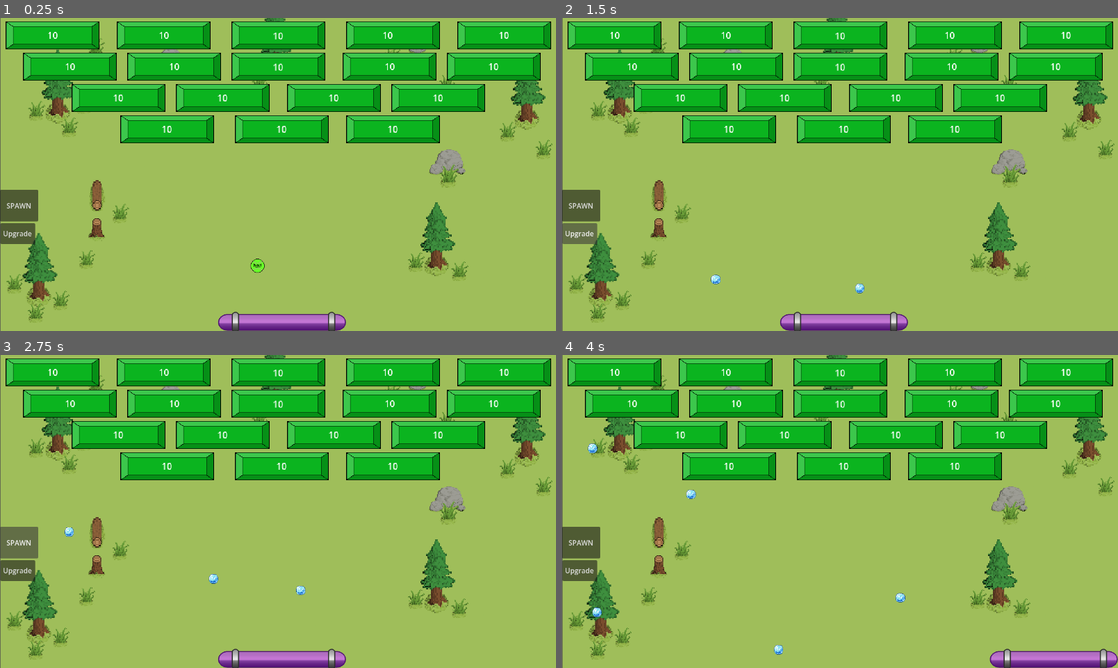
Above: before the commit, frames 1-4 (two rows, left to right).
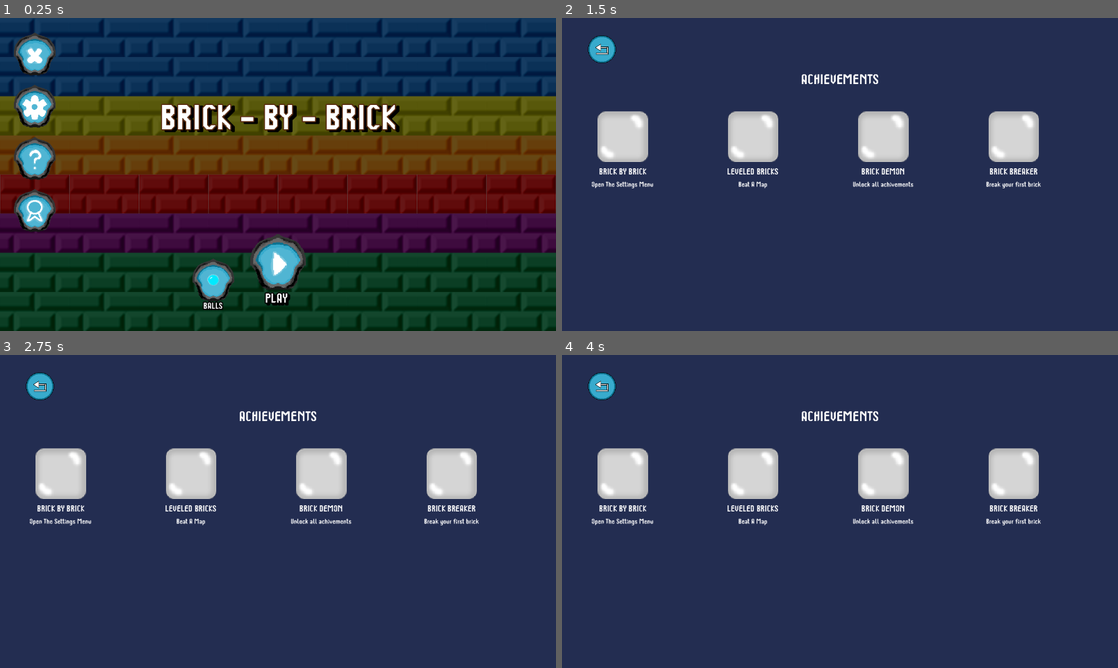
Above: after the commit, the same moments.

Repository: RuiTheSalted/Brick-by-Brick
Game: Godot game, scene res://menus/titleScreen/mainScreen.tscn
The game is run twice, just before and just after one commit, with the same random seed, the same clock (stepped at 60 frames per second) and the same inputs. Before the commit the project starts from res://scenes/level.tscn.
Inputs (mouse positions are in pixels of both pictures, inside the frame that each line leads up to):
- Up to frame 1 (0.25 s): no input
- Up to frame 2 (1.5 s): click (595, 208) at 0.52 s; click (578, 233) at 1.25 s, where only the run before the commit has a clickable "Upgrade"
- Up to frame 3 (2.75 s): click (16, 542) at 2 s, where only the run before the commit has a clickable "SPAWN"
- Up to frame 4 (4 s): tap Enter (ui_accept) at 2.75, 3.02 s; move the mouse to (962, 495) at 2.77 s; hold Right (ui_right) 2.78-3.5 s; click (962, 495) at 2.92 s; drag from (728, 527) to (812, 574) at 3.52 s

The runs differ from the first frame. In frame 1, 100% of the frame differs, in the area x 0-100%, y 0-100%; in frame 2, 100%; in frame 3, 100%; in frame 4, 100%.

Commit message:
Added a lot of buttons including the difficulty buttons & readded the screenshot button. Additionally edited the medal and slight changes to files.

Diff:
--- a/menus/achievementsScreen/achievementsScreen.tscn
+++ b/menus/achievementsScreen/achievementsScreen.tscn
@@ -1,8 +1,8 @@
 [gd_scene format=3 uid="uid://dno8vqgflj0qr"]
 
 [ext_resource type="FontFile" uid="uid://c3eqo4rgsja0k" path="res://assets/fonts/Stepalange-x3BLm.otf" id="1_11rl1"]
-[ext_resource type="Texture2D" uid="uid://bb3fluwqgpvxf" path="res://assets/spritesArt/bricks/placeholderBrick.png" id="1_bm2se"]
 [ext_resource type="Script" uid="uid://b1vdaegxb0xrc" path="res://menus/achievementsScreen/achievements_screen.gd" id="1_e2uqf"]
+[ext_resource type="Texture2D" uid="uid://oujfwkkpq5qx" path="res://assets/spritesArt/buttonArt/Back Button.png" id="2_e2uqf"]
 
 [node name="AchievementsScreen" type="Control" unique_id=272239464]
 layout_mode = 3
@@ -43,7 +43,7 @@
 layout_mode = 2
 size_flags_horizontal = 0
 size_flags_vertical = 0
-texture_normal = ExtResource("1_bm2se")
+texture_normal = ExtResource("2_e2uqf")
 ignore_texture_size = true
 stretch_mode = 5
 
--- a/menus/ballsScreen/ballsScreen.tscn
+++ b/menus/ballsScreen/ballsScreen.tscn
@@ -3,7 +3,7 @@
 [ext_resource type="Texture2D" uid="uid://cjm36a8ysgf4b" path="res://maps/easyMaps/mapsSprites/grassLevelOne/GrassBackground.png" id="1_fjtep"]
 [ext_resource type="Script" uid="uid://4fnm3rai2pf3" path="res://menus/ballsScreen/balls_screen.gd" id="1_nwaby"]
 [ext_resource type="PackedScene" uid="uid://i3x8pvsdri2m" path="res://menus/ballsScreen/balls/ballItem.tscn" id="2_r3p66"]
-[ext_resource type="Texture2D" uid="uid://bb3fluwqgpvxf" path="res://assets/spritesArt/bricks/placeholderBrick.png" id="4_4fwmi"]
+[ext_resource type="Texture2D" uid="uid://oujfwkkpq5qx" path="res://assets/spritesArt/buttonArt/Back Button.png" id="4_4fwmi"]
 
 [node name="BallsScreen" type="Control" unique_id=136443830]
 layout_mode = 3
--- a/menus/helpScreen/helpScreen.tscn
+++ b/menus/helpScreen/helpScreen.tscn
@@ -1,9 +1,8 @@
 [gd_scene format=3 uid="uid://bh51vq1cwyk8a"]
 
 [ext_resource type="Script" uid="uid://dfjbay576w8gg" path="res://menus/helpScreen/helpScreenScript.gd" id="1_klxlx"]
-[ext_resource type="Texture2D" uid="uid://bp54ent36gktw" path="res://assets/spritesArt/bricks/Yellow Block-1.png" id="1_uy3kg"]
-[ext_resource type="Texture2D" uid="uid://dfitjubyf7dx2" path="res://assets/spritesArt/bricks/Red Block-1.png" id="2_ihl41"]
-[ext_resource type="Texture2D" uid="uid://bb3fluwqgpvxf" path="res://assets/spritesArt/bricks/placeholderBrick.png" id="3_klxlx"]
+[ext_resource type="Texture2D" uid="uid://buvgsdfxtpyln" path="res://assets/spritesArt/buttonArt/LeftRightArrow.png" id="2_wua3e"]
+[ext_resource type="Texture2D" uid="uid://d0ehjkmqmel0k" path="res://assets/spritesArt/buttonArt/Back Button Small.png" id="3_klxlx"]
 
 [sub_resource type="StyleBoxFlat" id="StyleBoxFlat_uy3kg"]
 bg_color = Color(1, 0.8862745, 0.69803923, 1)
@@ -51,9 +50,9 @@
 layout_mode = 2
 size_flags_horizontal = 4
 size_flags_vertical = 4
-texture_normal = ExtResource("1_uy3kg")
+texture_normal = ExtResource("2_wua3e")
 ignore_texture_size = true
-stretch_mode = 6
+stretch_mode = 0
 
 [node name="slideViewport" type="Control" parent="ColorRect/CenterContainer/HBoxContainer" unique_id=1743103934]
 clip_contents = true
@@ -109,6 +108,7 @@
 vertical_alignment = 1
 
 [node name="exitButton" type="TextureButton" parent="ColorRect/CenterContainer/HBoxContainer/slideViewport/frame" unique_id=404361071]
+custom_minimum_size = Vector2(36, 36)
 layout_mode = 0
 offset_left = 10.0
 offset_top = 10.0
@@ -123,9 +123,10 @@
 layout_mode = 2
 size_flags_horizontal = 4
 size_flags_vertical = 4
-texture_normal = ExtResource("2_ihl41")
+texture_normal = ExtResource("2_wua3e")
 ignore_texture_size = true
-stretch_mode = 6
+stretch_mode = 0
+flip_h = true
 
 [connection signal="pressed" from="ColorRect/CenterContainer/HBoxContainer/leftArrow" to="." method="_on_left_arrow_pressed"]
 [connection signal="pressed" from="ColorRect/CenterContainer/HBoxContainer/slideViewport/frame/exitButton" to="." method="_on_exit_button_pressed"]
--- a/menus/playScreen/mapSelectionScreen.tscn
+++ b/menus/playScreen/mapSelectionScreen.tscn
@@ -1,10 +1,13 @@
 [gd_scene format=3 uid="uid://b6e47tnrva2v0"]
 
 [ext_resource type="Script" uid="uid://caw05dvpxt2jd" path="res://menus/playScreen/map_selection_screen.gd" id="1_0tbqx"]
-[ext_resource type="Texture2D" uid="uid://bb3fluwqgpvxf" path="res://assets/spritesArt/bricks/placeholderBrick.png" id="1_p3lh0"]
-[ext_resource type="Texture2D" uid="uid://bp54ent36gktw" path="res://assets/spritesArt/bricks/Yellow Block-1.png" id="2_ns55j"]
-[ext_resource type="Texture2D" uid="uid://dfitjubyf7dx2" path="res://assets/spritesArt/bricks/Red Block-1.png" id="3_0tbqx"]
+[ext_resource type="Texture2D" uid="uid://oujfwkkpq5qx" path="res://assets/spritesArt/buttonArt/Back Button.png" id="2_f2ef3"]
+[ext_resource type="Texture2D" uid="uid://buvgsdfxtpyln" path="res://assets/spritesArt/buttonArt/LeftRightArrow.png" id="3_0ao2u"]
 [ext_resource type="PackedScene" uid="uid://buw7cly7xpya" path="res://menus/playScreen/mapTile.tscn" id="4_0ao2u"]
+[ext_resource type="Texture2D" uid="uid://dpx6ix6h7jtmg" path="res://assets/spritesArt/buttonArt/Easy Difficulty.png" id="5_e0x8b"]
+[ext_resource type="Texture2D" uid="uid://6v1271w8huqe" path="res://assets/spritesArt/buttonArt/Medium Difficulty.png" id="6_lkgn6"]
+[ext_resource type="Texture2D" uid="uid://wcxlkrkg0bfx" path="res://assets/spritesArt/buttonArt/Hard Difficulty.png" id="7_76c0m"]
+[ext_resource type="Texture2D" uid="uid://depfs3rw7jn42" path="res://assets/spritesArt/buttonArt/Special Difficulty.png" id="8_jetwj"]
 
 [node name="MapSelectionScreen" type="Control" unique_id=1718984721]
 layout_mode = 3
@@ -55,7 +58,7 @@
 [node name="exitButton" type="TextureButton" parent="background/margin/main/topBar" unique_id=205153530]
 custom_minimum_size = Vector2(64, 64)
 layout_mode = 2
-texture_normal = ExtResource("1_p3lh0")
+texture_normal = ExtResource("2_f2ef3")
 ignore_texture_size = true
 stretch_mode = 6
 
@@ -70,7 +73,7 @@
 layout_mode = 2
 size_flags_horizontal = 4
 size_flags_vertical = 4
-texture_normal = ExtResource("2_ns55j")
+texture_normal = ExtResource("3_0ao2u")
 ignore_texture_size = true
 stretch_mode = 5
 
@@ -105,9 +108,10 @@
 layout_mode = 2
 size_flags_horizontal = 4
 size_flags_vertical = 4
-texture_normal = ExtResource("3_0tbqx")
+texture_normal = ExtResource("3_0ao2u")
 ignore_texture_size = true
 stretch_mode = 5
+flip_h = true
 
 [node name="difficultyRow" type="HBoxContainer" parent="background/margin/main" unique_id=1568720005]
 layout_mode = 2
@@ -123,28 +127,28 @@
 [node name="easyMaps" type="TextureButton" parent="background/margin/main/difficultyRow/difficultyButtons" unique_id=1970548607]
 custom_minimum_size = Vector2(64, 64)
 layout_mode = 2
-texture_normal = ExtResource("1_p3lh0")
+texture_normal = ExtResource("5_e0x8b")
 ignore_texture_size = true
 stretch_mode = 6
 
 [node name="normalMaps" type="TextureButton" parent="background/margin/main/difficultyRow/difficultyButtons" unique_id=1727062354]
 custom_minimum_size = Vector2(64, 64)
 layout_mode = 2
-texture_normal = ExtResource("1_p3lh0")
+texture_normal = ExtResource("6_lkgn6")
 ignore_texture_size = true
 stretch_mode = 6
 
 [node name="hardMaps" type="TextureButton" parent="background/margin/main/difficultyRow/difficultyButtons" unique_id=1855369834]
 custom_minimum_size = Vector2(64, 64)
 layout_mode = 2
-texture_normal = ExtResource("1_p3lh0")
+texture_normal = ExtResource("7_76c0m")
 ignore_texture_size = true
 stretch_mode = 6
 
 [node name="specialMaps" type="TextureButton" parent="background/margin/main/difficultyRow/difficultyButtons" unique_id=814024044]
 custom_minimum_size = Vector2(64, 64)
 layout_mode = 2
-texture_normal = ExtResource("1_p3lh0")
+texture_normal = ExtResource("8_jetwj")
 ignore_texture_size = true
 stretch_mode = 6
 
--- a/menus/playScreen/mapTile.tscn
+++ b/menus/playScreen/mapTile.tscn
@@ -1,7 +1,7 @@
 [gd_scene format=3 uid="uid://buw7cly7xpya"]
 
 [ext_resource type="Texture2D" uid="uid://kcyly5da5b7e" path="res://assets/spritesArt/menuArtOutGame/placeholderBackground.png" id="1_pti1o"]
-[ext_resource type="Texture2D" uid="uid://cq0itf1mbefey" path="res://icon.svg" id="2_kwk6h"]
+[ext_resource type="Texture2D" uid="uid://bwcfjnfhir5kj" path="res://assets/spritesArt/menuArtOutGame/Completion Medal.png" id="2_2cu4q"]
 [ext_resource type="Texture2D" uid="uid://cbx5i4dry0oew" path="res://assets/spritesArt/bricks/comingSoonMap1.png" id="3_2cu4q"]
 [ext_resource type="FontFile" uid="uid://c3eqo4rgsja0k" path="res://assets/fonts/Stepalange-x3BLm.otf" id="4_h7xrj"]
 
@@ -52,7 +52,7 @@
 grow_horizontal = 2
 grow_vertical = 2
 mouse_filter = 2
-texture = ExtResource("2_kwk6h")
+texture = ExtResource("2_2cu4q")
 expand_mode = 1
 stretch_mode = 5
 
--- a/menus/settingsScreen/settingsScreen.tscn
+++ b/menus/settingsScreen/settingsScreen.tscn
@@ -1,8 +1,11 @@
 [gd_scene format=3 uid="uid://c0stkw1ilssuy"]
 
-[ext_resource type="Texture2D" uid="uid://bb3fluwqgpvxf" path="res://assets/spritesArt/bricks/placeholderBrick.png" id="1_ai1nm"]
 [ext_resource type="Script" uid="uid://dipaoaenjmvup" path="res://menus/settingsScreen/settingsScreenScript.gd" id="1_bjpso"]
 [ext_resource type="FontFile" uid="uid://c3eqo4rgsja0k" path="res://assets/fonts/Stepalange-x3BLm.otf" id="2_bjpso"]
+[ext_resource type="Texture2D" uid="uid://d0ehjkmqmel0k" path="res://assets/spritesArt/buttonArt/Back Button Small.png" id="2_yn15q"]
+[ext_resource type="Texture2D" uid="uid://dslrnerecipvt" path="res://assets/spritesArt/buttonArt/Language Button.png" id="4_b6exh"]
+[ext_resource type="Texture2D" uid="uid://bflti1el2o1in" path="res://assets/spritesArt/buttonArt/Accessibility Button.png" id="5_lfp82"]
+[ext_resource type="Texture2D" uid="uid://bthjlfskb2typ" path="res://assets/spritesArt/buttonArt/Keybinds Button.png" id="6_lfp82"]
 
 [sub_resource type="StyleBoxFlat" id="StyleBoxFlat_hay4x"]
 bg_color = Color(1, 0.8862745, 0.69803923, 1)
@@ -122,11 +125,11 @@
 theme_override_constants/margin_top = 5
 
 [node name="exitButton" type="TextureButton" parent="centerSettings/backgroundPanel/content/marginExitButton" unique_id=415878101]
-custom_minimum_size = Vector2(30, 30)
+custom_minimum_size = Vector2(32, 32)
 layout_mode = 2
 size_flags_horizontal = 0
 size_flags_vertical = 0
-texture_normal = ExtResource("1_ai1nm")
+texture_normal = ExtResource("2_yn15q")
 ignore_texture_size = true
 stretch_mode = 6
 
@@ -231,7 +234,7 @@
 layout_mode = 2
 size_flags_horizontal = 4
 size_flags_vertical = 0
-texture_normal = ExtResource("1_ai1nm")
+texture_normal = ExtResource("4_b6exh")
 stretch_mode = 6
 
 [node name="accessibilityRow" type="VBoxContainer" parent="centerSettings/backgroundPanel/content/settingsVbox/buttonsRow" unique_id=442666997]
@@ -252,7 +255,7 @@
 layout_mode = 2
 size_flags_horizontal = 4
 size_flags_vertical = 0
-texture_normal = ExtResource("1_ai1nm")
+texture_normal = ExtResource("5_lfp82")
 stretch_mode = 6
 
 [node name="HBoxContainer" type="VBoxContainer" parent="centerSettings/backgroundPanel/content/settingsVbox/buttonsRow" unique_id=1079914945]
@@ -272,7 +275,7 @@
 layout_mode = 2
 size_flags_horizontal = 4
 size_flags_vertical = 0
-texture_normal = ExtResource("1_ai1nm")
+texture_normal = ExtResource("6_lfp82")
 stretch_mode = 6
 
 [connection signal="pressed" from="centerSettings/backgroundPanel/content/marginExitButton/exitButton" to="." method="_on_exit_button_pressed"]
--- a/project.godot
+++ b/project.godot
@@ -11,7 +11,7 @@
 [application]
 
 config/name="Project Brick"
-run/main_scene="uid://hppu1j2rywla"
+run/main_scene="uid://mkpkvd5s2s23"
 config/features=PackedStringArray("4.6", "Forward Plus")
 config/icon="res://icon.svg"
 
@@ -40,6 +40,14 @@
 
 ball=""
 
+[input]
+
+screenshot={
+"deadzone": 0.2,
+"events": [Object(InputEventKey,"resource_local_to_scene":false,"resource_name":"","device":-1,"window_id":0,"alt_pressed":false,"shift_pressed":true,"ctrl_pressed":false,"meta_pressed":false,"pressed":false,"keycode":0,"physical_keycode":84,"key_label":0,"unicode":84,"location":0,"echo":false,"script":null)
+]
+}
+
 [physics]
 
 3d/physics_engine="Jolt Physics"
Binary file added: assets/spritesArt/buttonArt/Accessibility Button.png
Not shown, added: assets/spritesArt/buttonArt/Accessibility Button.png.import
Binary file added: assets/spritesArt/buttonArt/Back Button Small.png
Not shown, added: assets/spritesArt/buttonArt/Back Button Small.png.import
Binary file added: assets/spritesArt/buttonArt/Back Button.png
Not shown, added: assets/spritesArt/buttonArt/Back Button.png.import
Binary file added: assets/spritesArt/buttonArt/Easy Difficulty.png
Not shown, added: assets/spritesArt/buttonArt/Easy Difficulty.png.import
Binary file added: assets/spritesArt/buttonArt/Hard Difficulty.png
Not shown, added: assets/spritesArt/buttonArt/Hard Difficulty.png.import
Binary file added: assets/spritesArt/buttonArt/Keybinds Button.png
Not shown, added: assets/spritesArt/buttonArt/Keybinds Button.png.import
(and 10 more such lines)
